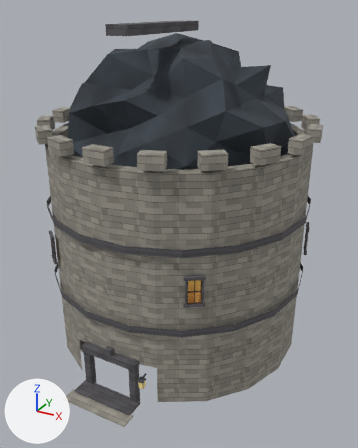
One commit to the glTF model www/proto3d/models/beth/buildings/bld_observatory.glb: the scene before it, then after it.
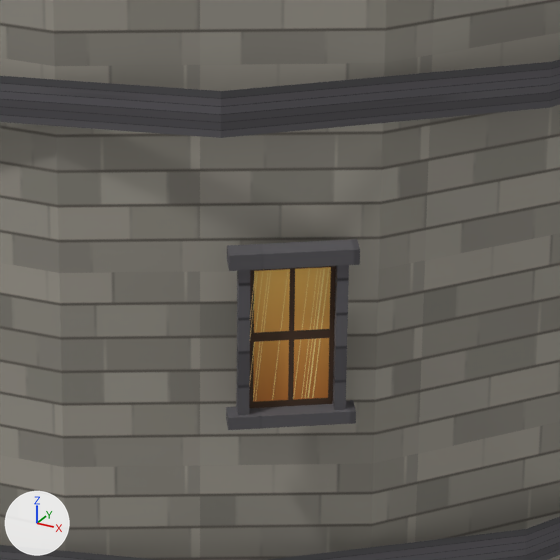
The first picture shows the older version from a 50 mm camera at (19.7, -35.8, 28.4) aimed at (1.0, -1.7, 11.4). The close-ups show the older and then the newer version on the part from 40% to 67% of the width and 52% to 74% of the height of that picture. Only the edits that show in the close-ups are written down. The axes (+X, +Y, +Z) are drawn at lower left. The lights are the same throughout. Where no turn or scale is listed for an object, it has been applied to the vertices.

The first close-up shows 'walls'.
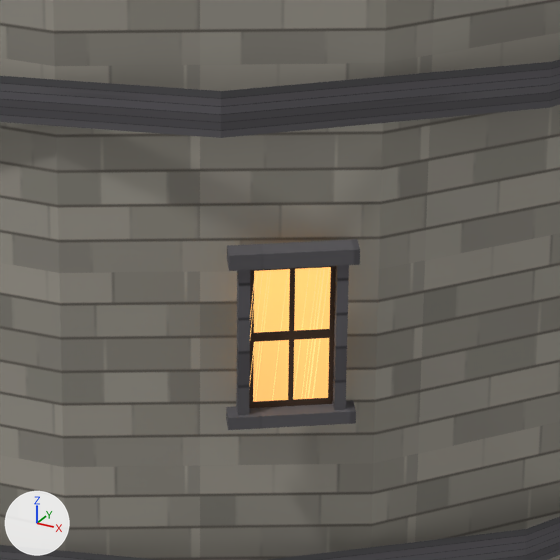
Boxes [x1, y1, x2, y2] around the edits, measured in the close-ups (560 x 560 px):
'walls', surface changed (brown to orange)
    both: [218, 226, 360, 418]

The change, as a list of edits to the scene's bpy script:
```text
Add img_emissive_png:
    img_emissive_png = load_image('emissive.png', 'atlas/emissive.png', 1024, 1024, 'sRGB')
Change mat_beth_building_atlas:
    where n0 = _N.new('ShaderNodeBsdfPrincipled'); n0.name = 'Principled BSDF'
    add n0.inputs[28].default_value = 1.0  # 'Emission Strength'
    add n7 = _N.new('ShaderNodeTexImage'); n7.name = 'Image Texture'
    add n7.image = img_emissive_png
    add n7.extension = 'EXTEND'
    remove n7 = _N.new('ShaderNodeTexImage'); n7.name = 'Image Texture'
    remove n7.image = img_atlas_png
    remove n7.extension = 'EXTEND'
    add n8 = _N.new('ShaderNodeTexImage'); n8.name = 'Image Texture.001'
    add n8.image = img_atlas_png
    add n8.extension = 'EXTEND'
    where n4 = _N.new('ShaderNodeMix'); n4.name = 'Mix'
    where n5 = _N.new('ShaderNodeMath'); n5.name = 'Math.002'
    remove _L.new(n7.outputs[0], n4.inputs[6])  # 'Color' to 'A'
    remove _L.new(n7.outputs[1], n5.inputs[0])  # 'Alpha' to 'Value'
    add _L.new(n7.outputs[0], n0.inputs[27])  # 'Color' to 'Emission Color'
    add _L.new(n8.outputs[0], n4.inputs[6])  # 'Color' to 'A'
    add _L.new(n8.outputs[1], n5.inputs[0])  # 'Alpha' to 'Value'
```
